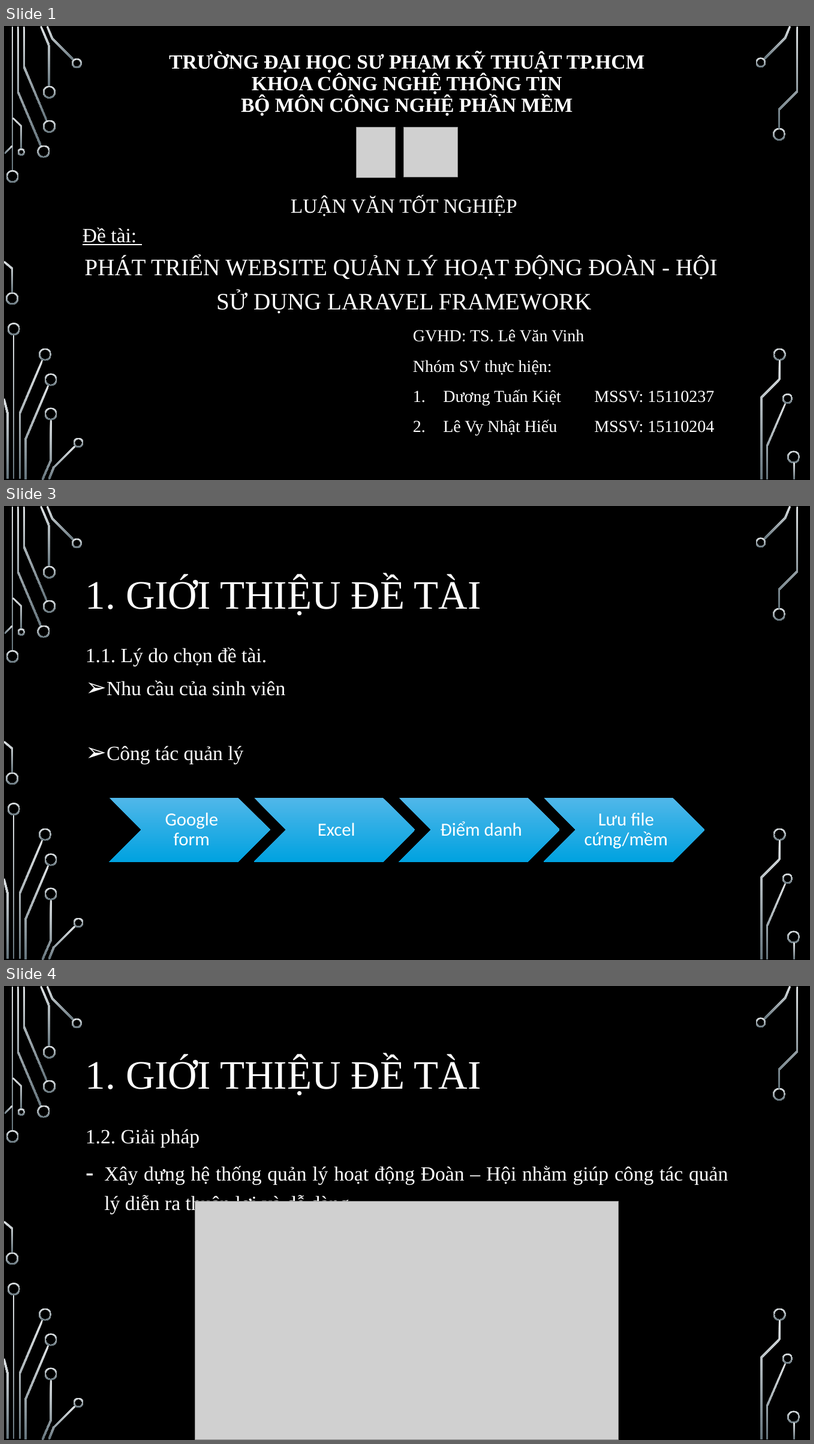
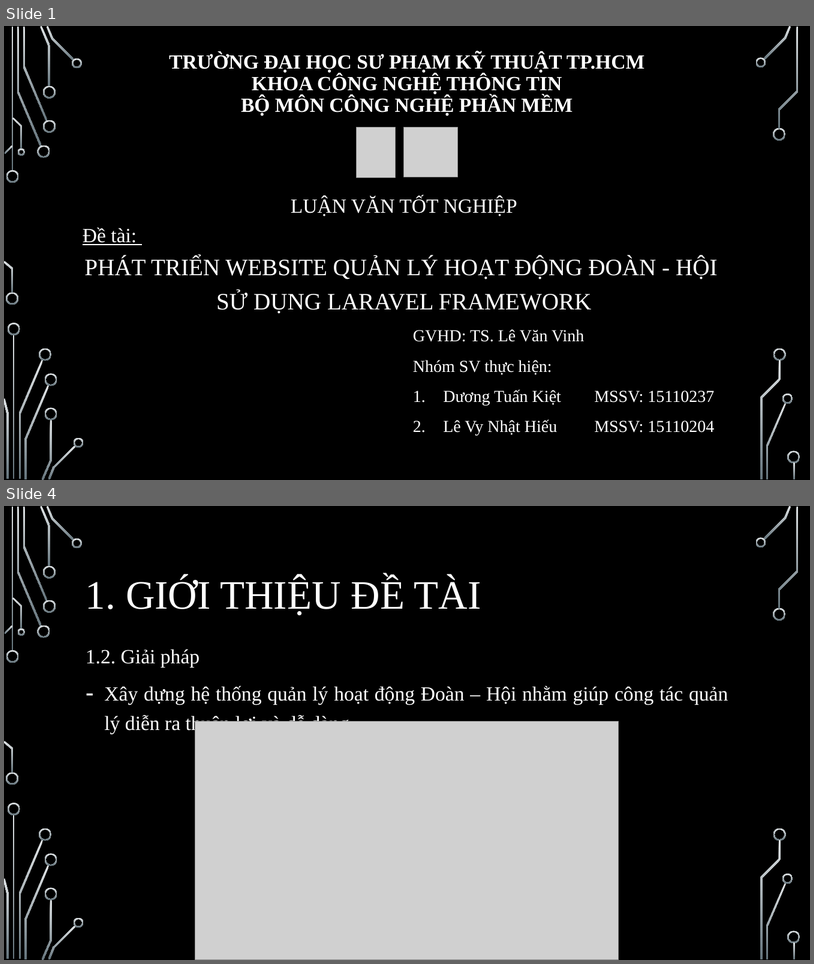
Before and after one commit to kiet1022/DoanHoiIT, a slide deck: FileBC/SlideBaoCaoVer2NotComplete.pptx. Shown one above the other, each under a label of ours: slides 1, 3 and 4 before the commit, slides 1 and 4 after it; the slides between them are not shown. The pictures are 814x1444 and 814x964 pixels, drawn with LibreOffice and Linux fonts; fonts in the diff are those of the drawing; grey boxes stand for pictures; background and template pictures are left out. Boxes give left, top, right and bottom in pixels: in the first picture for what was removed or moved away, otherwise in the second. Text is boxed around its words. In the diff, an @@ line names an element or a change of style, - is before the commit and + after.

```diff
--- a/FileBC/SlideBaoCaoVer2NotComplete.pptx
+++ b/FileBC/SlideBaoCaoVer2NotComplete.pptx
@@ slide 3 removed at [4, 506, 810, 960], background picture (left out); not listed: 36 template elements that a slide beside it also shows @@
@@ title removed at [86, 577, 482, 615] @@
-1. GIỚI THIỆU ĐỀ TÀI
@@ text removed at [86, 647, 286, 764] @@
-1.1. Lý do chọn đề tài.
-➢ Nhu cầu của sinh viên
-➢ Công tác quản lý
@@ group removed at [109, 798, 705, 862]: 4 chevrons, 4 texts @@
-Google form
-Excel
-Điểm danh
-Lưu file cứng/mềm
```
Also in this commit, not shown: 8 slides changed, 2 slides added, 3 other slides removed.
